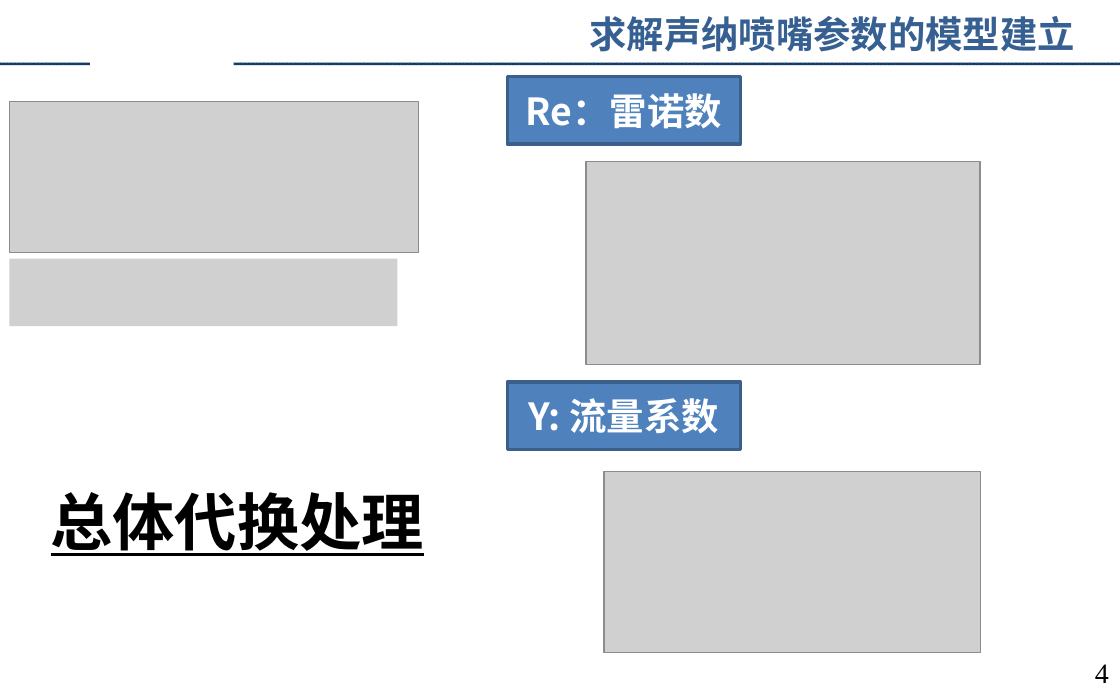
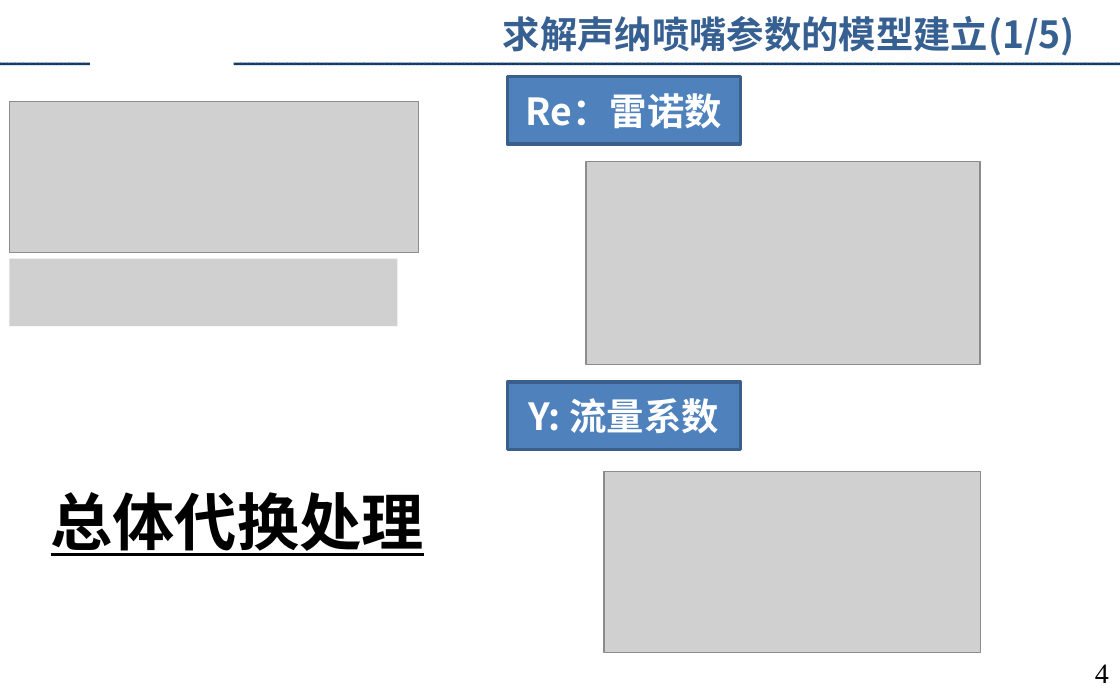
Before and after one commit to augusto-13/ErrorTheory_discussion_ppt, a slide deck: slide 4 of 2023-4-9.pptx. Drawn at 1120x700 pixels with LibreOffice and Linux fonts; fonts in the diff are those of the drawing; grey boxes stand for pictures; background and template pictures are left out. Boxes give left, top, right and bottom in pixels: in the first picture for what was removed or moved away, otherwise in the second. Text is boxed around its words. In the diff, an @@ line names an element or a change of style, - is before the commit and + after.

```diff
--- a/2023-4-9.pptx
+++ b/2023-4-9.pptx
@@ text at bbox=[503, 16, 1075, 56]: text changed @@
-求解声纳喷嘴参数的模型建立
+求解声纳喷嘴参数的模型建立(1/5)
```
Also in this commit, not shown: 8 other slides changed.
